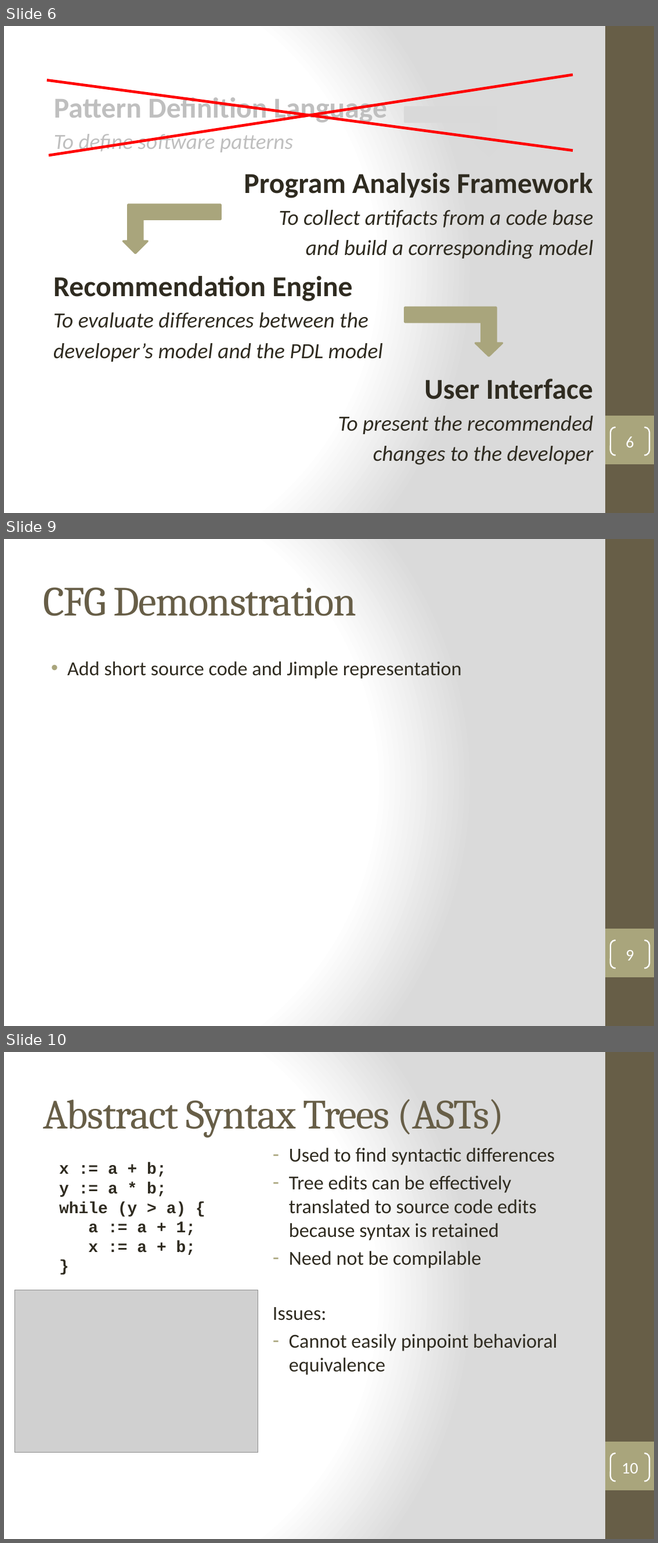
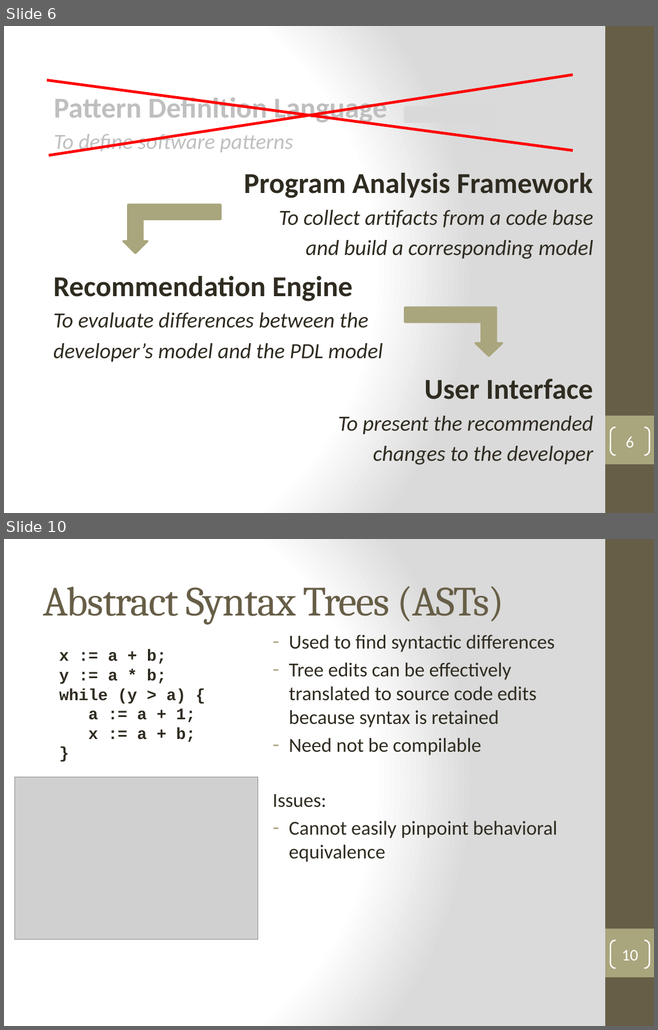
Before and after one commit to SuitAndThai/Graph-Matching, a slide deck: Documents/Winter Presentation.pptx. Shown one above the other, each under a label of ours: slides 6, 9 and 10 before the commit, slides 6 and 10 after it; the slides between them are not shown. The pictures are 658x1543 and 658x1030 pixels, drawn with LibreOffice and Linux fonts; fonts in the diff are those of the drawing; grey boxes stand for pictures. Boxes give left, top, right and bottom in pixels: in the first picture for what was removed or moved away, otherwise in the second. Text is boxed around its words. In the diff, an @@ line names an element or a change of style, - is before the commit and + after.

```diff
--- a/Documents/Winter Presentation.pptx
+++ b/Documents/Winter Presentation.pptx
@@ slide 9 removed at [4, 539, 654, 1026], background gradient #FFFFFF to #DADADA; not listed: 2 template elements that a slide beside it also shows @@
@@ title removed at [43, 587, 356, 616] @@
-CFG Demonstration
@@ text removed at [67, 661, 462, 679] @@
-• Add short source code and Jimple representation
@@ page number removed at [610, 940, 649, 968] @@
-9
```
Also in this commit, not shown: 4 slides changed, 3 slides added, 1 other slide removed.
